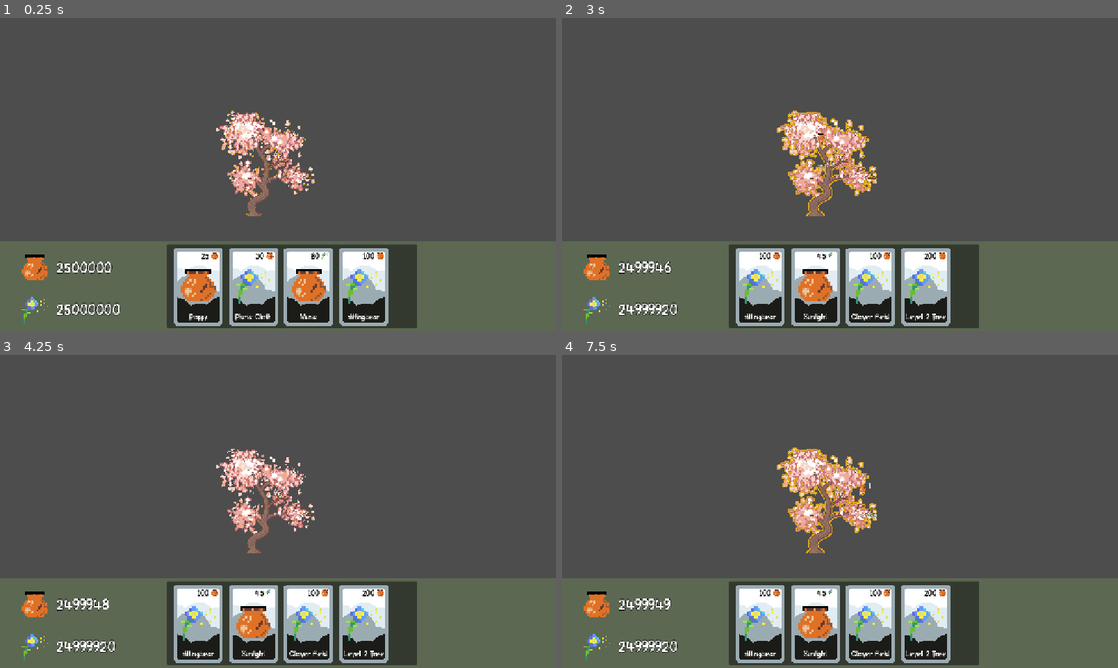
Above: before the commit, frames 1-4 (two rows, left to right).
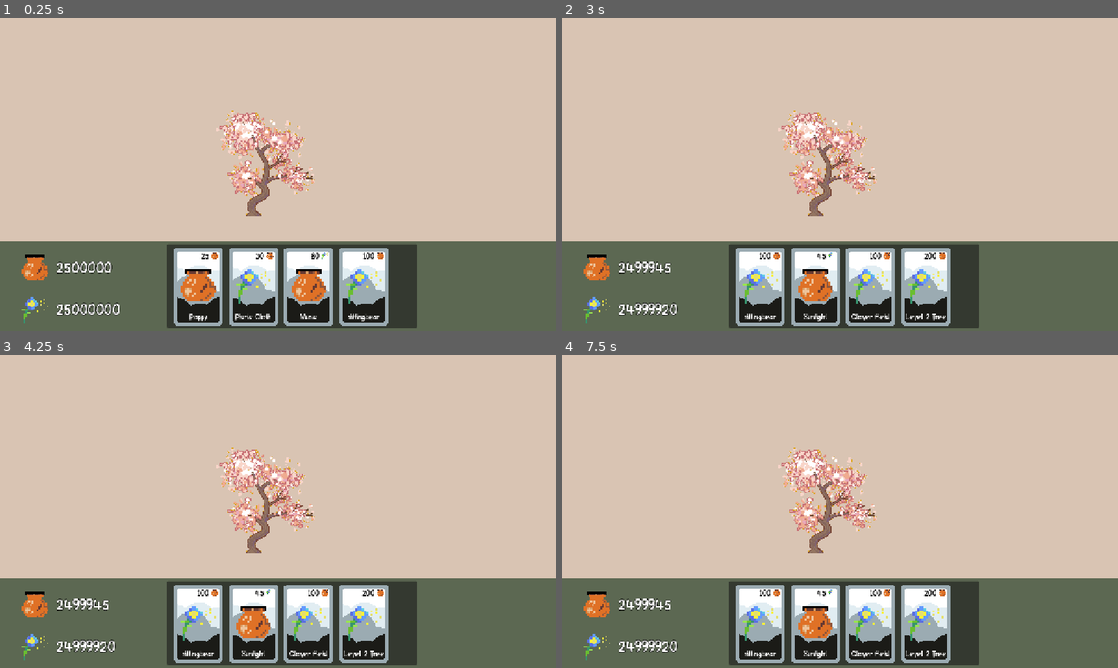
Above: after the commit, the same moments.

Repository: starcereal/project-bears
Game: Godot game, scene res://Scenes/World/world.tscn
Same seed, same stepped clock (60 frames per second), same inputs: the game is played once before the commit and once after it. Sound files missing from this copy of the repository are replaced by a short silence.
Inputs (mouse positions are in pixels of both pictures, inside the frame that each line leads up to):
- Up to frame 1 (0.25 s): no input
- Up to frame 2 (3 s): click (762, 287) at 0.52 s; click (762, 287) at 1.27 s; click (762, 287) at 2.02 s; tap Enter at 2.75 s; move the mouse to (828, 161) at 2.77 s; press the mouse at (828, 161) at 2.78 s
- Up to frame 3 (4.25 s): tap Space at 3.5 s; move the mouse to (166, 527) at 3.52 s; release the mouse at (166, 527) at 3.53 s; click (166, 527) at 3.6 s
- Up to frame 4 (7.5 s): tap Enter at 4.25, 5.75 s; move the mouse to (895, 442) at 4.27 s; press the mouse at (895, 442) at 4.28 s; tap Space at 5, 6.5 s; move the mouse to (812, 574) at 5.02 s; release the mouse at (812, 574) at 5.03 s; click (812, 574) at 5.1 s; move the mouse to (1006, 558) at 5.77 s; press the mouse at (1006, 558) at 5.78 s; move the mouse to (673, 464) at 6.52 s; release the mouse at (673, 464) at 6.53 s; click (673, 464) at 6.6 s; move the mouse to (867, 511) at 7.27 s; press the mouse at (867, 511) at 7.28 s

The runs differ from the first frame. In frame 1, 69% of the frame differs, in the area x 0-100%, y 0-72%; in frame 2, 69%; in frame 3, 69%, in the area x 0-100%, y 0-82%; in frame 4, 69%.

Commit message:
ADDED PAPER BACKGROUND

Diff:
--- a/Scenes/World/world.tscn
+++ b/Scenes/World/world.tscn
@@ -1,10 +1,34 @@
-[gd_scene load_steps=4 format=3 uid="uid://lvbgewrsii8c"]
+[gd_scene load_steps=5 format=3 uid="uid://lvbgewrsii8c"]
 
 [ext_resource type="PackedScene" uid="uid://cokcnsuq4a15g" path="res://Scenes/Structures/BigTree.tscn" id="1_t1gg8"]
+[ext_resource type="Texture2D" uid="uid://bmiqb568as32p" path="res://Assets/Graphics/Textures/Paper001_1K-PNG_Color.png" id="1_vadfg"]
 [ext_resource type="PackedScene" uid="uid://cmfs13udvi5i6" path="res://Scenes/Utility/hidden_camera.tscn" id="2_yp2ti"]
 [ext_resource type="PackedScene" uid="uid://cv32lchg2nqn3" path="res://Scenes/UI/hud.tscn" id="3_3rhlx"]
 
 [node name="World" type="Node2D"]
+
+[node name="Ground" type="TextureRect" parent="."]
+anchors_preset = 15
+anchor_right = 1.0
+anchor_bottom = 1.0
+offset_left = 2.0
+offset_top = -1.0
+offset_right = 1280.0
+offset_bottom = 720.0
+grow_horizontal = 2
+grow_vertical = 2
+texture = ExtResource("1_vadfg")
+stretch_mode = 1
+
+[node name="ColorRect" type="ColorRect" parent="."]
+anchors_preset = 15
+anchor_right = 1.0
+anchor_bottom = 1.0
+offset_right = 1280.0
+offset_bottom = 720.0
+grow_horizontal = 2
+grow_vertical = 2
+color = Color(0.85098, 0.768627, 0.701961, 1)
 
 [node name="BigTree" parent="." instance=ExtResource("1_t1gg8")]
 position = Vector2(568, 360)
--- a/Scripts/Structures/clickable_area.gd
+++ b/Scripts/Structures/clickable_area.gd
@@ -28,6 +28,7 @@
 		var new_resource_label : Object = GlobalPreloads.ResourceLabelParticle.instantiate()
 		new_resource_label.position = get_local_mouse_position()
 		new_resource_label.position.y -= 15
+		#get_tree().get_first_node_in_group("hud").add_child(new_resource_label)
 		owner.add_child(new_resource_label)
 
 		give_money.emit()
--- a/Scripts/UI/resource_label_particle.gd
+++ b/Scripts/UI/resource_label_particle.gd
@@ -1,7 +1,11 @@
 extends Node2D
 @onready var mine_sound: AudioStreamPlayer2D = $ResourceLabelParticle/MineSound
+@onready var resource_label_particle: Label = $ResourceLabelParticle
+
+var value
 
 func _ready() -> void:
+	resource_label_particle.text = str(roundi(Global.honey_per_click))
 	mine_sound.play()
 
 func _on_mine_sound_finished() -> void:
--- a/Scripts/Utility/Global.gd
+++ b/Scripts/Utility/Global.gd
@@ -11,6 +11,8 @@
 var pollen_per_second : float = 0
 var diamond_per_second : float = 0
 
+var honey_per_click : float = 1
+
 var hps_multiplier : float = 0
 var pps_multiplier : float = 0
 var dds_multiplier : float = 0
Binary file added: Assets/Graphics/Textures/Paper001_1K-PNG_Color.png
Not shown, added: Assets/Graphics/Textures/Paper001_1K-PNG_Color.png.import
